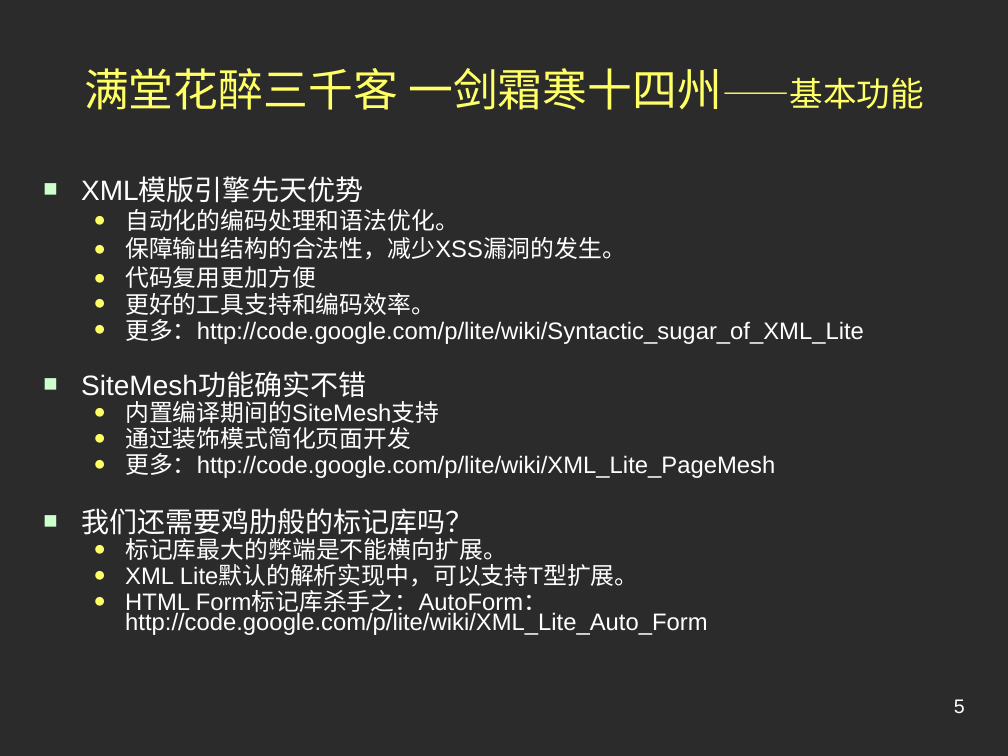
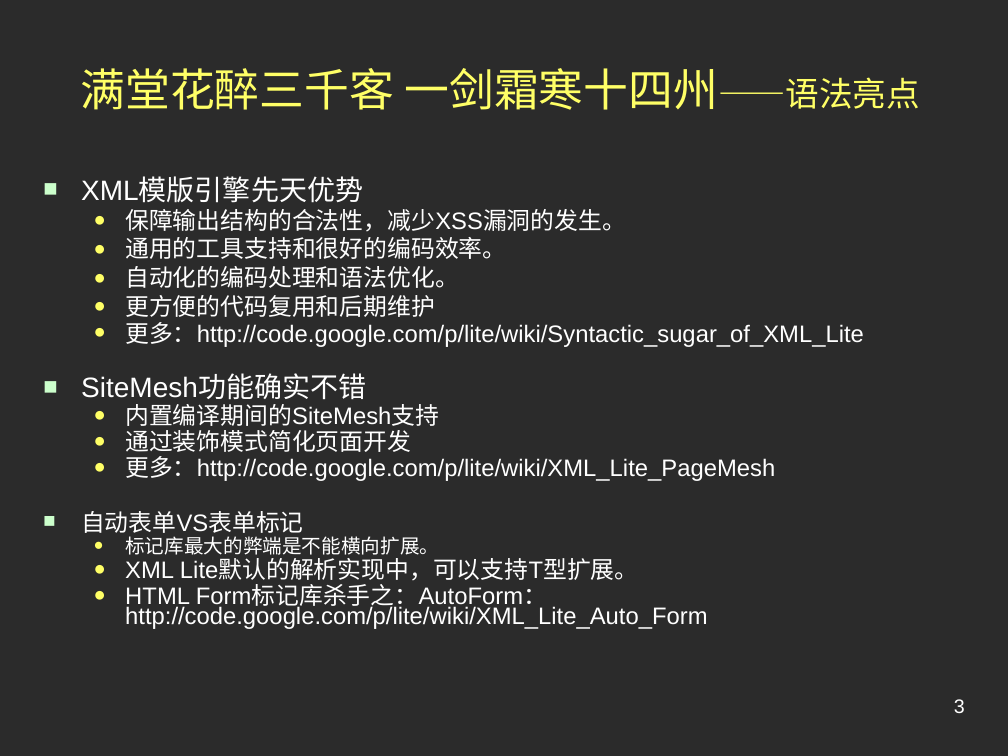
Before and after one commit to conzi/lite, a slide deck: slide 3 of Lite/web/doc/Preview.ppt (slide 5 before the commit). Drawn at 1008x756 pixels with LibreOffice and Linux fonts; fonts in the diff are those of the drawing; background and template pictures are left out; a plain dark background stands for a picture behind light text. Boxes give left, top, right and bottom in pixels: in the first picture for what was removed or moved away, otherwise in the second. Text is boxed around its words. In the diff, an @@ line names an element or a change of style, - is before the commit and + after.

```diff
--- a/Lite/web/doc/Preview.ppt
+++ b/Lite/web/doc/Preview.ppt
@@ title at (x1=80, y1=68, x2=920, y2=110): text changed @@
-满堂花醉三千客 一剑霜寒十四州——基本功能
+满堂花醉三千客 一剑霜寒十四州——语法亮点
@@ text at (x1=125, y1=209, x2=626, y2=259): paragraphs added @@
+  ● 保障输出结构的合法性，减少XSS漏洞的发生。
+  ● 通用的工具支持和很好的编码效率。
@@ text at (x1=125, y1=295, x2=435, y2=317): text changed @@
-  ● 保障输出结构的合法性，减少XSS漏洞的发生。
-  ● 代码复用更加方便
-  ● 更好的工具支持和编码效率。
+  ● 更方便的代码复用和后期维护
@@ text at (x1=81, y1=511, x2=304, y2=537): text changed; size 20 to 17 pt @@
-■ 我们还需要鸡肋般的标记库吗？
+■ 自动表单VS表单标记
@@ text at (x1=125, y1=536, x2=439, y2=559): size 17 to 14 pt in "标记库最大的弊端是不能横向扩展。" @@
@@ page number at (x1=954, y1=699, x2=965, y2=713): text changed @@
-5
+3
```
Also in this commit, not shown: 3 other slides changed, 5 slides added.
